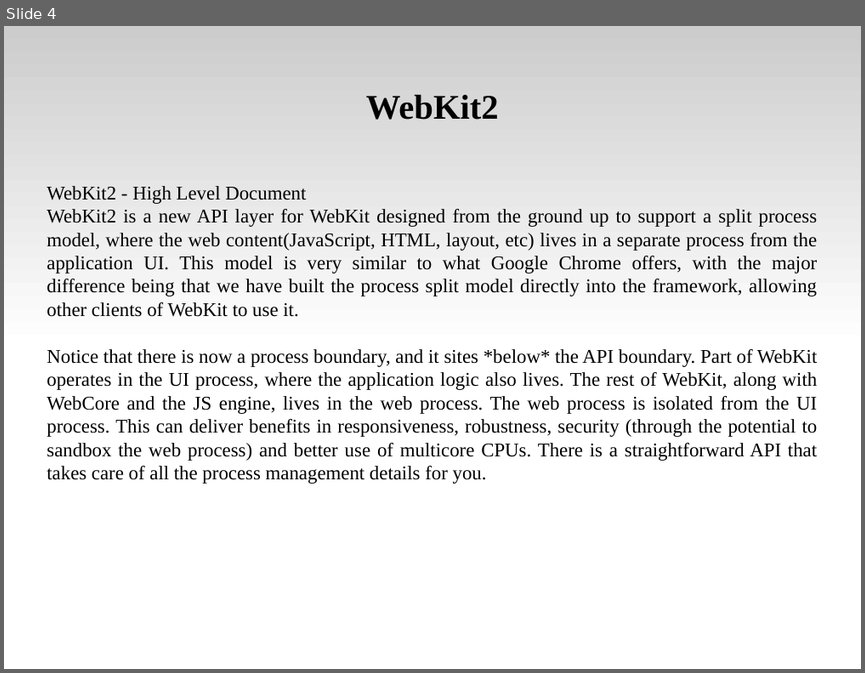
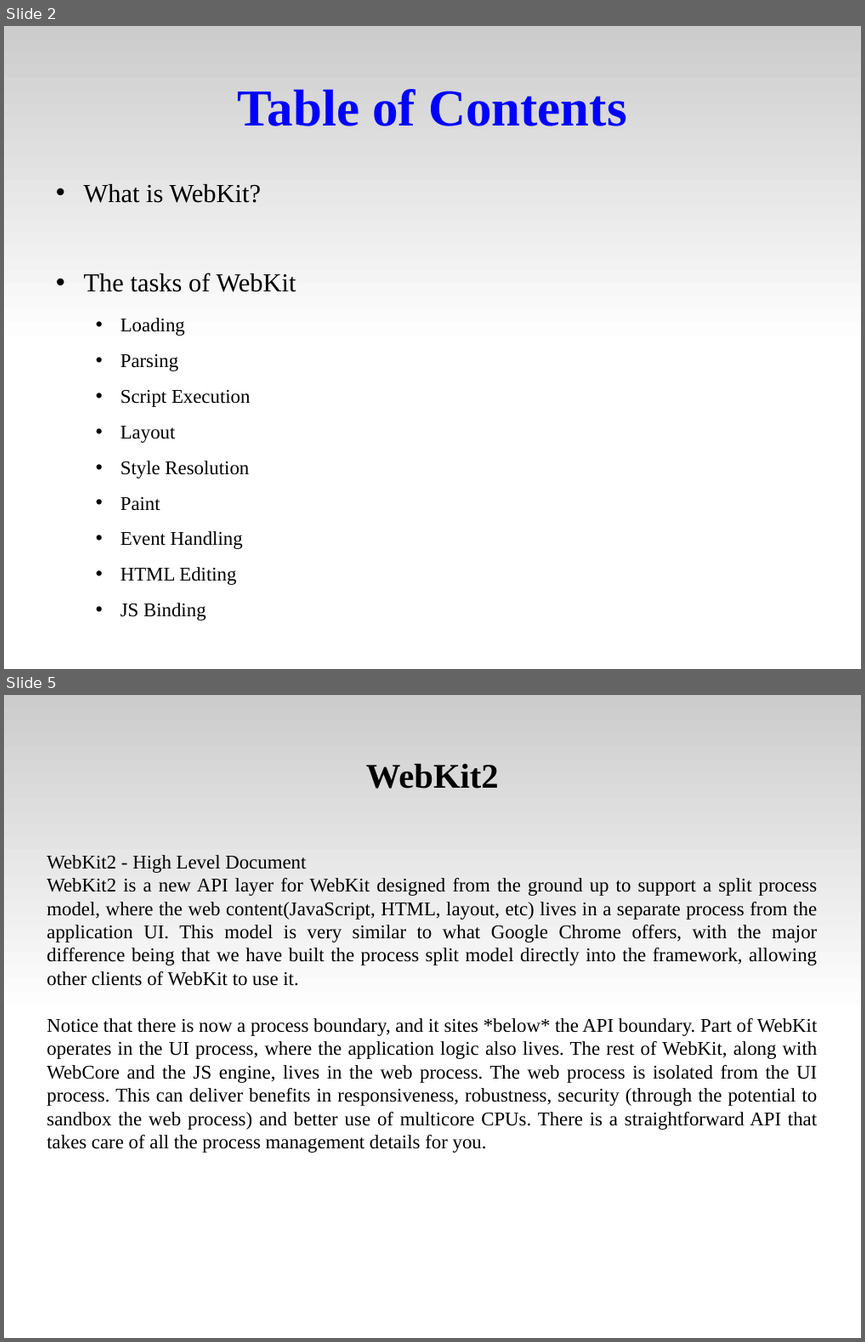
Before and after one commit to tsaicw/browser_research, a slide deck: WebKit/WebKit.odp. Shown one above the other, each under a label of ours: slide 4 before the commit, slides 2 and 5 after it; the slides between them are not shown. The pictures are 865x673 and 865x1342 pixels, drawn with LibreOffice and Linux fonts; fonts in the diff are those of the drawing. Boxes give left, top, right and bottom in pixels: in the first picture for what was removed or moved away, otherwise in the second. Text is boxed around its words. In the diff, an @@ line names an element or a change of style, - is before the commit and + after.

Commit message:
Add the "Table of Contents" page.

```diff
--- a/WebKit/WebKit.odp
+++ b/WebKit/WebKit.odp
@@ slide 2 added at (4, 26, 861, 669), background #FFFFFF; not listed: 1 template element that a slide beside it also shows @@
@@ title added at (238, 89, 627, 126), 48 pt, text #0000FF, bold @@
+Table of Contents
@@ text added at (84, 184, 296, 584), 18 pt, text #000000 @@
+• What is WebKit?
+• The tasks of WebKit
+  • Loading
+  • Parsing
+  • Script Execution
+  • Layout
+  • Style Resolution
+  • Paint
+  • Event Handling
+  • HTML Editing
+  • JS Binding
@@ what was slide 4 is now slide 5 @@
```
Also in this commit, not shown: 1 slide changed.
